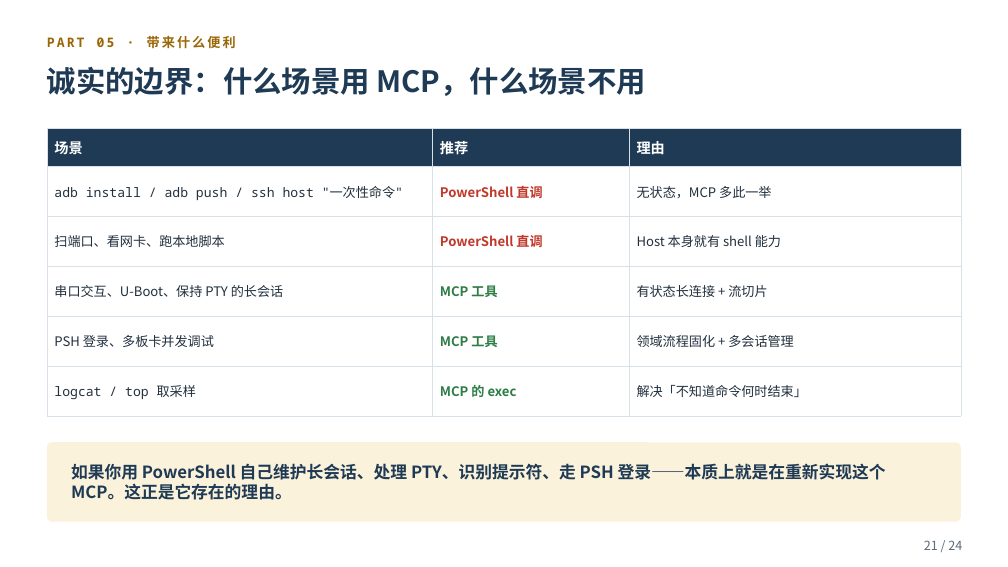
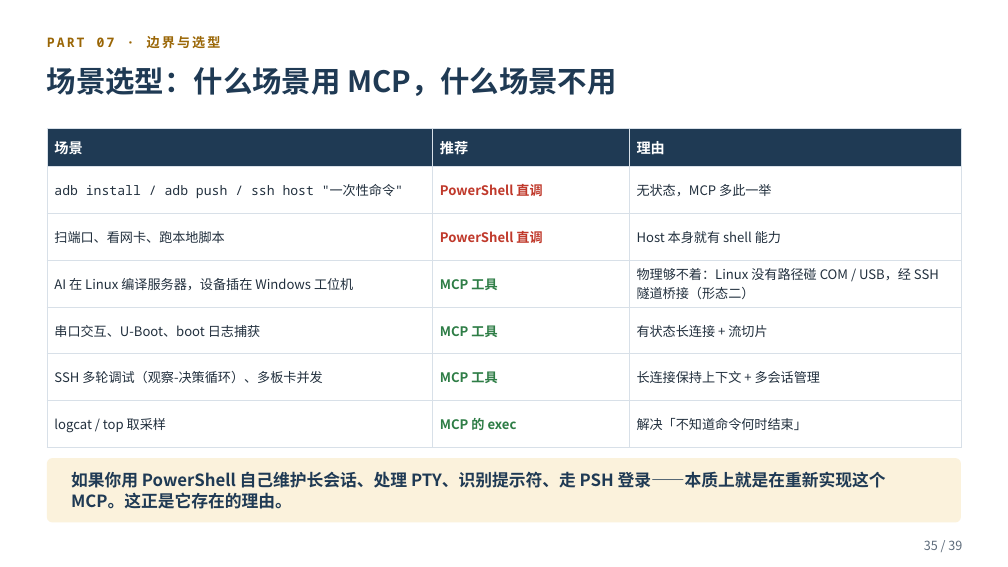
Before and after one commit to smk-h/embedded-mcp-toolkit, a slide deck: slide 35 of ppt/embedded-mcp-toolkit-项目介绍.pptx (slide 21 before the commit). Drawn at 1008x567 pixels with LibreOffice and Linux fonts; fonts in the diff are those of the drawing. Boxes give left, top, right and bottom in pixels: in the first picture for what was removed or moved away, otherwise in the second. Text is boxed around its words. In the diff, an @@ line names an element or a change of style, - is before the commit and + after.

Commit message:
docs(ppt): 重构为 39 页三问叙事并全片改浅色主题
- 围绕「是什么/解决了什么困境/怎么部署」三问重组叙事，新增三次拷问（skill/后台进程/现成工具）推演 MCP 必要性，与机制对账章节逐坑填平
- 新增 PPT大纲.md 固化 39 页页面清单与三问论证链条
- 终端母题块与封面/封底由深色改浅色，配色收敛到常量区（TERM_FG 等）
- 页码改为 TOTAL 常量动态断言，增删页不再手改分母

```diff
--- a/ppt/embedded-mcp-toolkit-项目介绍.pptx
+++ b/ppt/embedded-mcp-toolkit-项目介绍.pptx
@@ text at bbox=[47, 36, 221, 48]: text changed @@
-PART 05 · 带来什么便利
+PART 07 · 边界与选型
@@ text at bbox=[47, 67, 616, 96]: text changed @@
-诚实的边界：什么场景用 MCP，什么场景不用
+场景选型：什么场景用 MCP，什么场景不用
@@ table at bbox=[47, 129, 961, 437] @@
-row 4: 串口交互、U-Boot、保持 PTY 的长会话 | MCP 工具 | 有状态长连接 + 流切片
-row 5: PSH 登录、多板卡并发调试 | MCP 工具 | 领域流程固化 + 多会话管理
+row 4: AI 在 Linux 编译服务器，设备插在 Windows 工位机 | MCP 工具 | 物理够不着：Linux 没有路径碰 COM / USB，经 SSH 隧道桥接（形态二）
+row 5: 串口交互、U-Boot、boot 日志捕获 | MCP 工具 | 有状态长连接 + 流切片
+row 6: SSH 多轮调试（观察-决策循环）、多板卡并发 | MCP 工具 | 长连接保持上下文 + 多会话管理
@@ rounded rectangle: place and size @@
-rounded rectangle at bbox=[47, 442, 961, 522]
+rounded rectangle at bbox=[47, 458, 961, 523]
@@ rounded rectangle at bbox=[47, 458, 961, 523]: proportions changed @@
@@ text "如果你用 PowerShell 自己维护长会话、处理 PTY、识别提示符、走 PSH ...": place and size @@
-text "如果你用 PowerShell 自己维护长会话、处理 PTY、识别提示符、走 PSH ..." at bbox=[71, 463, 886, 500]
+text "如果你用 PowerShell 自己维护长会话、处理 PTY、识别提示符、走 PSH ..." at bbox=[71, 471, 886, 509]
@@ text at bbox=[924, 540, 962, 550]: text changed @@
-21 / 24
+35 / 39
```
Also in this commit, not shown: 16 other slides changed, 22 slides added, 7 slides removed, 2 other files.
